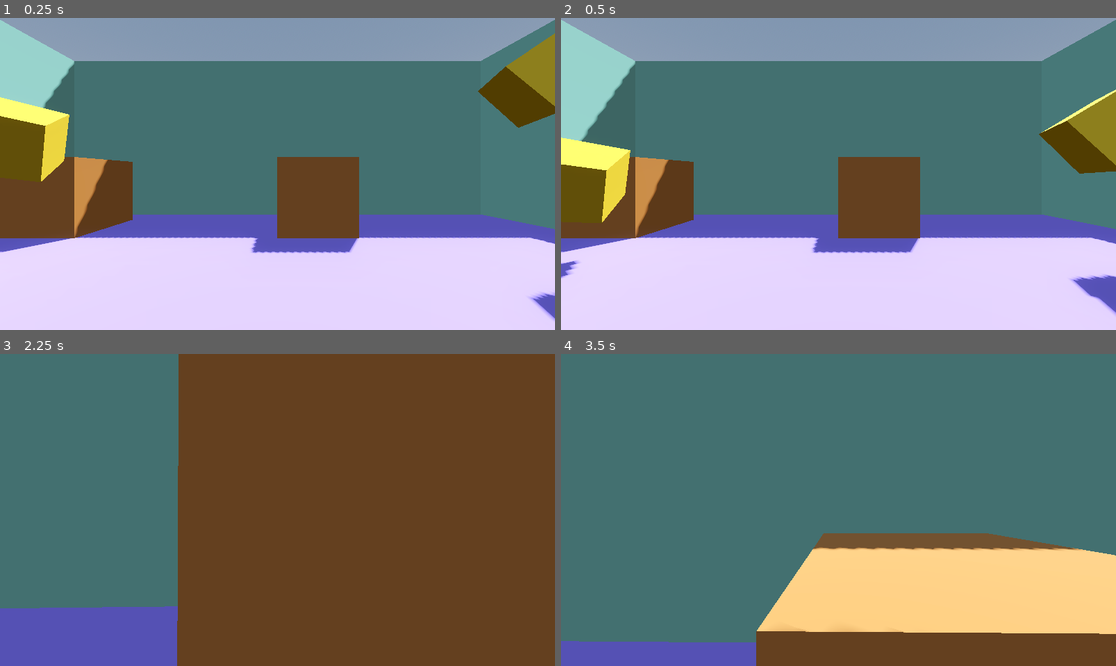
Above: before the commit, frames 1-4 (two rows, left to right).
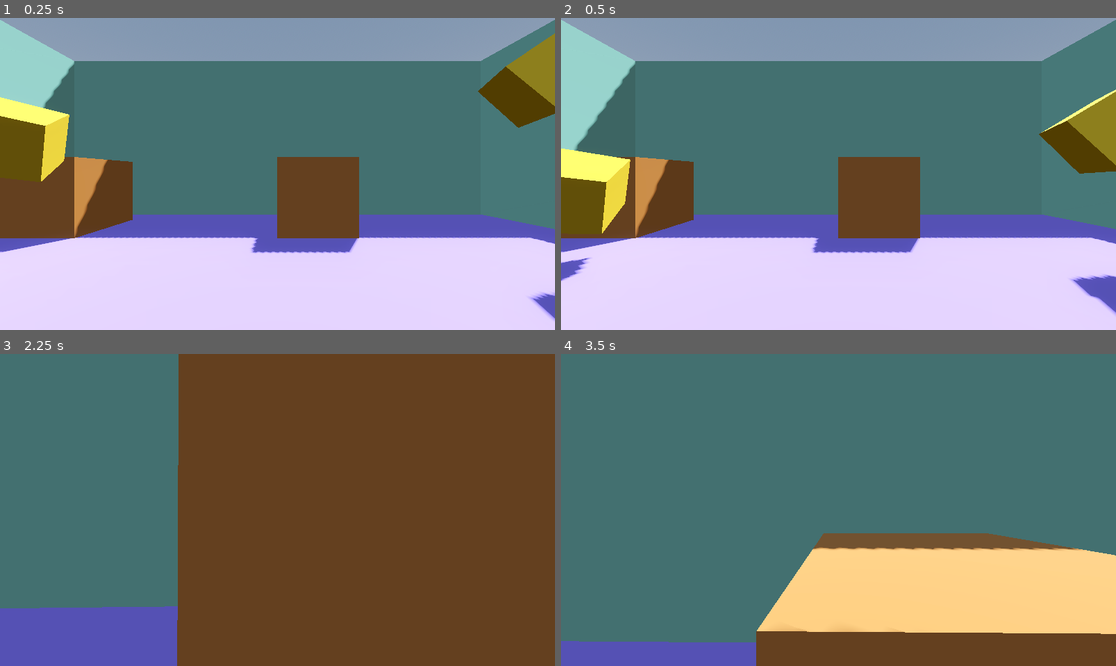
Above: after the commit, the same moments.

Repository: Tayacan/GameOff2023
Game: Godot game, scene res://scenes/playground.tscn
The game is run twice, just before and just after one commit, with the same random seed, the same clock (stepped at 60 frames per second) and the same inputs.
Inputs (mouse positions are in pixels of both pictures, inside the frame that each line leads up to):
- Up to frame 1 (0.25 s): no input
- Up to frame 2 (0.5 s): no input
- Up to frame 3 (2.25 s): move the mouse to (305, 510) at 0.52 s; hold W (move_forward) from 0.53 s (still down); tap Space (jump) at 0.77, 1.52 s; move the mouse to (249, 510) at 1.27 s; tap Enter at 2 s; move the mouse to (288, 503) at 2.02 s
- Up to frame 4 (3.5 s): keep holding W (move_forward); tap Space (jump) at 2.75, 3.02 s; move the mouse to (832, 516) at 2.77 s

The runs differ from the first frame. In frame 1, less than 0.1% of the frame differs, in the area x 0-96%, y 10-65%; in frame 2, 1.2%, in the area x 0-98%, y 24-85%; in frame 3, less than 0.1%; in frame 4, less than 0.1%.

Commit message:
Test of non-physics pushable box
Testing whether it's nicer to push around an AnimatableBody, compared to a RigidBody

Diff:
--- a/boxes/box.tscn
+++ b/boxes/box.tscn
@@ -1,19 +1,23 @@
-[gd_scene load_steps=4 format=3 uid="uid://dranormtiujx8"]
+[gd_scene load_steps=5 format=3 uid="uid://dranormtiujx8"]
 
 [ext_resource type="Material" uid="uid://pnj0vkkry7d0" path="res://materials/yellow.tres" id="1_861mp"]
 
-[sub_resource type="SphereShape3D" id="SphereShape3D_iqvya"]
-radius = 1.5
+[sub_resource type="PhysicsMaterial" id="PhysicsMaterial_y8gjn"]
+friction = 0.9
+rough = true
+
+[sub_resource type="BoxShape3D" id="BoxShape3D_i23eb"]
 
 [sub_resource type="BoxMesh" id="BoxMesh_skvu0"]
 
 [node name="Box" type="RigidBody3D"]
 transform = Transform3D(0.745243, -0.433543, 0.50661, 0.666793, 0.484551, -0.566214, 2.98023e-08, 0.759771, 0.650191, 0, 0, 0)
-max_contacts_reported = 9
-contact_monitor = true
+mass = 2.5
+physics_material_override = SubResource("PhysicsMaterial_y8gjn")
+max_contacts_reported = 5
 
 [node name="CollisionShape3D" type="CollisionShape3D" parent="."]
-shape = SubResource("SphereShape3D_iqvya")
+shape = SubResource("BoxShape3D_i23eb")
 
 [node name="MeshInstance3D" type="MeshInstance3D" parent="."]
 material_override = ExtResource("1_861mp")
--- a/player/PlayerController.gd
+++ b/player/PlayerController.gd
@@ -4,10 +4,14 @@
 @onready var camera = $Head/Camera3D
 
 @export var SPEED = 5.0
+@export var PUSH_SPEED = 2.5
 @export var JUMP_VELOCITY = 4.5
+var current_speed = 0
 
 @export var mouse_sensitivity = 0.05
 var mouse_move : Vector2 = Vector2(0, 0)
+
+var obj_to_push : AnimatableBody3D = null
 
 # Get the gravity from the project settings to be synced with RigidBody nodes.
 var gravity = ProjectSettings.get_setting("physics/3d/default_gravity")
@@ -43,21 +47,23 @@
 	var input_dir = Input.get_vector("move_left", "move_right", "move_forward", "move_back")
 	var direction = (head.transform.basis * Vector3(input_dir.x, 0, input_dir.y)).normalized()
 
+	if obj_to_push:
+		current_speed = PUSH_SPEED
+	else:
+		current_speed = SPEED
+
+	var position = transform.origin
 	if is_on_floor():
-		velocity.x = direction.x * SPEED
-		velocity.z = direction.z * SPEED
+		velocity.x = direction.x * current_speed
+		velocity.z = direction.z * current_speed
 	else:
-		velocity.x = lerp(velocity.x, direction.x * SPEED, delta * 2)
-		velocity.z = lerp(velocity.z, direction.z * SPEED, delta * 2)
+		velocity.x = lerp(velocity.x, direction.x * current_speed, delta * 2)
+		velocity.z = lerp(velocity.z, direction.z * current_speed, delta * 2)
 
 	move_and_slide()
+	push(transform.origin - position)
 
-	var push_force = 20
-
-	for i in get_slide_collision_count():
-		var c = get_slide_collision(i)
-		if c.get_collider() is RigidBody3D:
-			c.get_collider().apply_central_impulse(-c.get_normal() * push_force)
+	push_rbs()
 
 func camera_rotation(mouse_move: Vector2, delta: float):
 	head.rotate_y(-mouse_move.x * mouse_sensitivity * delta)
@@ -67,3 +73,27 @@
 		-1.1,
 		1.1
 	)
+
+func push_rbs():
+	var push_force = .5
+
+	for i in get_slide_collision_count():
+		var c = get_slide_collision(i)
+		if c.get_collider() is RigidBody3D:
+			c.get_collider().apply_central_impulse(-c.get_normal() * push_force)
+
+func push(vel: Vector3):
+	if obj_to_push:
+		var vec_to_obj = obj_to_push.transform.origin - transform.origin
+		var d = vel.normalized().dot(vec_to_obj.normalized())
+		print_debug(d)
+		if d > 0.5:
+			obj_to_push.move_and_collide(vel)
+
+func _on_body_entered_push_area(body):
+	if body is AnimatableBody3D:
+		obj_to_push = body as AnimatableBody3D
+
+func _on_body_exited_push_area(body):
+	if body is AnimatableBody3D:
+		obj_to_push = null
--- a/player/player.tscn
+++ b/player/player.tscn
@@ -1,10 +1,12 @@
-[gd_scene load_steps=4 format=3 uid="uid://bt16jtq300lur"]
+[gd_scene load_steps=5 format=3 uid="uid://bt16jtq300lur"]
 
 [ext_resource type="Script" path="res://player/PlayerController.gd" id="1_t4f5s"]
 
 [sub_resource type="CapsuleMesh" id="CapsuleMesh_wyxfp"]
 
 [sub_resource type="CapsuleShape3D" id="CapsuleShape3D_2in15"]
+
+[sub_resource type="BoxShape3D" id="BoxShape3D_4b4fj"]
 
 [node name="Player" type="CharacterBody3D"]
 transform = Transform3D(1, 0, 0, 0, 1, 0, 0, 0, 1, 0, 1.03251, 0)
@@ -20,3 +22,13 @@
 transform = Transform3D(1, 0, 0, 0, 1, 0, 0, 0, 1, 0, 0.579977, 0)
 
 [node name="Camera3D" type="Camera3D" parent="Head"]
+
+[node name="PushArea" type="Area3D" parent="Head"]
+transform = Transform3D(1, 0, 0, 0, 1, 0, 0, 0, 1, 0, -0.579977, -1)
+
+[node name="CollisionShape3D" type="CollisionShape3D" parent="Head/PushArea"]
+transform = Transform3D(1, 0, 0, 0, 1, 0, 0, 0, 1, 0, 0, 0.5)
+shape = SubResource("BoxShape3D_4b4fj")
+
+[connection signal="body_entered" from="Head/PushArea" to="." method="_on_body_entered_push_area"]
+[connection signal="body_exited" from="Head/PushArea" to="." method="_on_body_exited_push_area"]
--- a/scenes/playground.tscn
+++ b/scenes/playground.tscn
@@ -19,6 +19,12 @@
 tonemap_mode = 2
 glow_enabled = true
 
+[sub_resource type="BoxMesh" id="BoxMesh_rvsql"]
+size = Vector3(2, 2, 2)
+
+[sub_resource type="BoxShape3D" id="BoxShape3D_qrk3p"]
+size = Vector3(2, 2, 2)
+
 [node name="Playground" type="Node3D"]
 
 [node name="DirectionalLight3D" type="DirectionalLight3D" parent="."]
@@ -33,24 +39,29 @@
 [node name="Map" type="Node3D" parent="."]
 
 [node name="Ground" type="CSGBox3D" parent="Map"]
+transform = Transform3D(1, 0, 0, 0, 1, 0, 0, 0, 1, 0, 0, 8)
 material_override = ExtResource("2_fstnw")
 use_collision = true
-size = Vector3(16, 0.002, 16)
+size = Vector3(16, 0.002, 32)
 
-[node name="Box 1" type="CSGBox3D" parent="Map"]
-transform = Transform3D(1, 0, 0, 0, 1, 0, 0, 0, 1, 6, 0.5, 2)
+[node name="Stairs" type="CSGCombiner3D" parent="Map"]
+transform = Transform3D(1, 0, 0, 0, 1, 0, 0, 0, 1, 6, 0, 2)
+material_override = ExtResource("3_di84c")
+
+[node name="Box 1" type="CSGBox3D" parent="Map/Stairs"]
+transform = Transform3D(1, 0, 0, 0, 1, 0, 0, 0, 1, 0, 0.5, 0)
 material_override = ExtResource("3_di84c")
 use_collision = true
 size = Vector3(2, 1, 2)
 
-[node name="Box 2" type="CSGBox3D" parent="Map"]
-transform = Transform3D(1, 0, 0, 0, 1, 0, 0, 0, 1, 6, 1, 6)
+[node name="Box 2" type="CSGBox3D" parent="Map/Stairs"]
+transform = Transform3D(1, 0, 0, 0, 1, 0, 0, 0, 1, 0, 1, 4)
 material_override = ExtResource("3_di84c")
 use_collision = true
 size = Vector3(2, 2, 2)
 
-[node name="Box 3" type="CSGBox3D" parent="Map"]
-transform = Transform3D(1, 0, 0, 0, 1, 0, 0, 0, 1, 6, 0.5, 4)
+[node name="Box 3" type="CSGBox3D" parent="Map/Stairs"]
+transform = Transform3D(1, 0, 0, 0, 1, 0, 0, 0, 1, 0, 0.5, 2)
 material_override = ExtResource("3_di84c")
 use_collision = true
 size = Vector3(2, 2, 2)
@@ -91,45 +102,85 @@
 use_collision = true
 size = Vector3(2, 2, 2)
 
-[node name="Wall 1" type="CSGBox3D" parent="Map"]
+[node name="WallUnion" type="CSGCombiner3D" parent="Map"]
+material_override = ExtResource("2_ynlgk")
+use_collision = true
+
+[node name="Wall 1" type="CSGBox3D" parent="Map/WallUnion"]
 transform = Transform3D(1, 0, 0, 0, 1, 0, 0, 0, 1, 0, 3, 8)
 material_override = ExtResource("2_ynlgk")
 use_collision = true
 size = Vector3(16, 6, 0.1)
 
-[node name="Wall 2" type="CSGBox3D" parent="Map"]
+[node name="Wall 7" type="CSGBox3D" parent="Map/WallUnion"]
+transform = Transform3D(1, 0, 0, 0, 1, 0, 0, 0, 1, 0, 3, 24)
+material_override = ExtResource("2_ynlgk")
+use_collision = true
+size = Vector3(16, 6, 0.1)
+
+[node name="Wall 2" type="CSGBox3D" parent="Map/WallUnion"]
 transform = Transform3D(-4.37114e-08, 0, 1, 0, 1, 0, -1, 0, -4.37114e-08, 8, 3, 0)
 material_override = ExtResource("2_ynlgk")
 use_collision = true
 size = Vector3(16, 6, 0.1)
 
-[node name="Wall 3" type="CSGBox3D" parent="Map"]
+[node name="Wall 6" type="CSGBox3D" parent="Map/WallUnion"]
+transform = Transform3D(-4.37114e-08, 0, 1, 0, 1, 0, -1, 0, -4.37114e-08, 8, 3, 16)
+material_override = ExtResource("2_ynlgk")
+use_collision = true
+size = Vector3(16, 6, 0.1)
+
+[node name="Wall 3" type="CSGBox3D" parent="Map/WallUnion"]
 transform = Transform3D(-4.37114e-08, 0, -1, 0, 1, 0, 1, 0, -4.37114e-08, -8, 3, 0)
 material_override = ExtResource("2_ynlgk")
 use_collision = true
 size = Vector3(16, 6, 0.1)
 
-[node name="Wall 4" type="CSGBox3D" parent="Map"]
+[node name="Wall 5" type="CSGBox3D" parent="Map/WallUnion"]
+transform = Transform3D(-4.37114e-08, 0, -1, 0, 1, 0, 1, 0, -4.37114e-08, -8, 3, 16)
+material_override = ExtResource("2_ynlgk")
+use_collision = true
+size = Vector3(16, 6, 0.1)
+
+[node name="Wall 4" type="CSGBox3D" parent="Map/WallUnion"]
 transform = Transform3D(1, 0, 0, 0, 1, 0, 0, 0, 1, 0, 3, -8)
 material_override = ExtResource("2_ynlgk")
 use_collision = true
 size = Vector3(16, 6, 0.1)
 
-[node name="CSGMesh3D" type="CSGMesh3D" parent="."]
-transform = Transform3D(1, 0, 0, 0, 1, 0, 0, 0, 1, -3.08519, -0.121813, -0.776907)
-use_collision = true
+[node name="WallSubtract" type="CSGCombiner3D" parent="Map/WallUnion"]
+operation = 2
 
-[node name="Box 1" parent="." instance=ExtResource("5_fo08u")]
+[node name="CSGBox3D" type="CSGBox3D" parent="Map/WallUnion/WallSubtract"]
+transform = Transform3D(1, 0, 0, 0, 1, 0, 0, 0, 1, -4, 1, 8)
+size = Vector3(2, 4, 2)
+
+[node name="Room1 boxes" type="Node3D" parent="."]
+
+[node name="Box 1" parent="Room1 boxes" instance=ExtResource("5_fo08u")]
 transform = Transform3D(0.745243, -0.433543, 0.50661, 0.57746, 0.039748, -0.815451, 0.333397, 0.900257, 0.279975, 4.54504, 3.47046, -3.44117)
 
-[node name="Box 2" parent="." instance=ExtResource("5_fo08u")]
+[node name="Box 2" parent="Room1 boxes" instance=ExtResource("5_fo08u")]
 transform = Transform3D(0.745243, -0.433543, 0.50661, 0.666793, 0.484551, -0.566214, 2.98023e-08, 0.759771, 0.650191, 1.7312, 6.58122, 0)
 
-[node name="Box 3" parent="." instance=ExtResource("5_fo08u")]
+[node name="Box 3" parent="Room1 boxes" instance=ExtResource("5_fo08u")]
 transform = Transform3D(0.372621, 0.44121, 0.816387, 0.892329, -0.411872, -0.18469, 0.25476, 0.797306, -0.547177, -4.45496, 2.47046, -3.44117)
 
-[node name="Box 4" parent="." instance=ExtResource("5_fo08u")]
+[node name="Box 4" parent="Room1 boxes" instance=ExtResource("5_fo08u")]
 transform = Transform3D(0.372621, 0.44121, 0.816387, 0.892329, -0.411872, -0.18469, 0.25476, 0.797306, -0.547177, -1.5714, 2.47046, 2.92571)
 
-[node name="Box 5" parent="." instance=ExtResource("5_fo08u")]
+[node name="Box 5" parent="Room1 boxes" instance=ExtResource("5_fo08u")]
 transform = Transform3D(0.573328, -0.580205, -0.578496, -0.778712, -0.166334, -0.60493, 0.25476, 0.797306, -0.547177, 2.32398, 7.47045, 2.51835)
+
+[node name="Room2 boxes" type="Node3D" parent="."]
+
+[node name="Box" type="AnimatableBody3D" parent="Room2 boxes"]
+transform = Transform3D(1, 0, 0, 0, 1, 0, 0, 0, 1, 0, 0, 17)
+
+[node name="MeshInstance3D" type="MeshInstance3D" parent="Room2 boxes/Box"]
+transform = Transform3D(1, 0, 0, 0, 1, 0, 0, 0, 1, 0, 1, 0)
+mesh = SubResource("BoxMesh_rvsql")
+
+[node name="CollisionShape3D" type="CollisionShape3D" parent="Room2 boxes/Box"]
+transform = Transform3D(1, 0, 0, 0, 1, 0, 0, 0, 1, 0, 1, 0)
+shape = SubResource("BoxShape3D_qrk3p")
Not shown: 1 places in scenes/playground.tscn that only renumber resources
